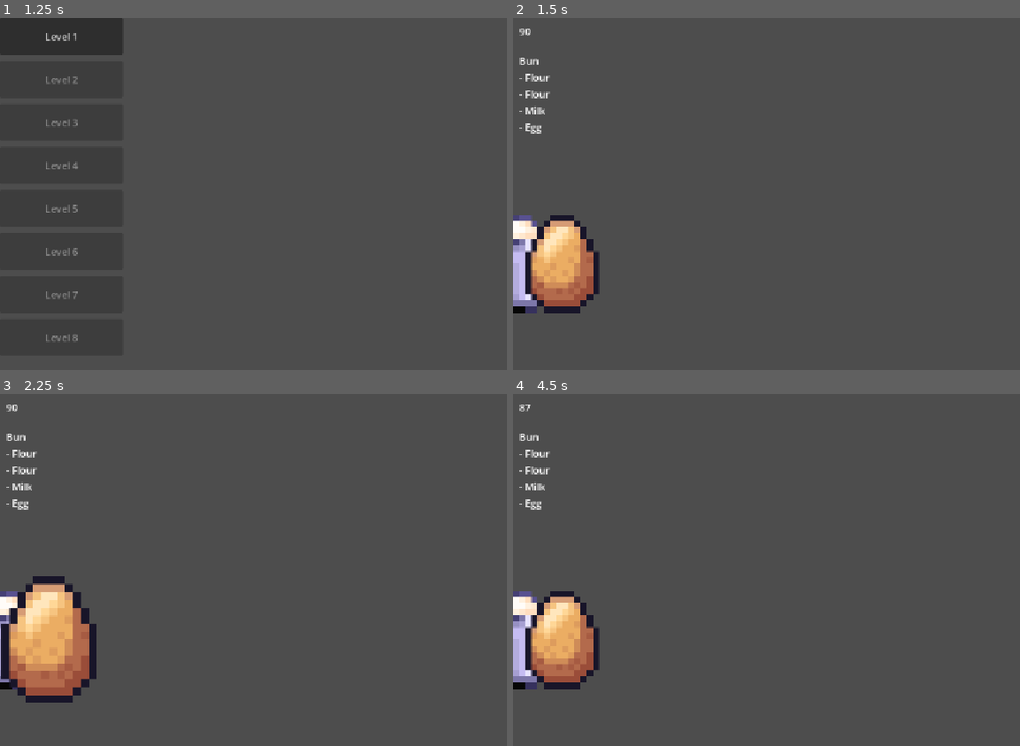
Above: before the commit, frames 1-4 (two rows, left to right).
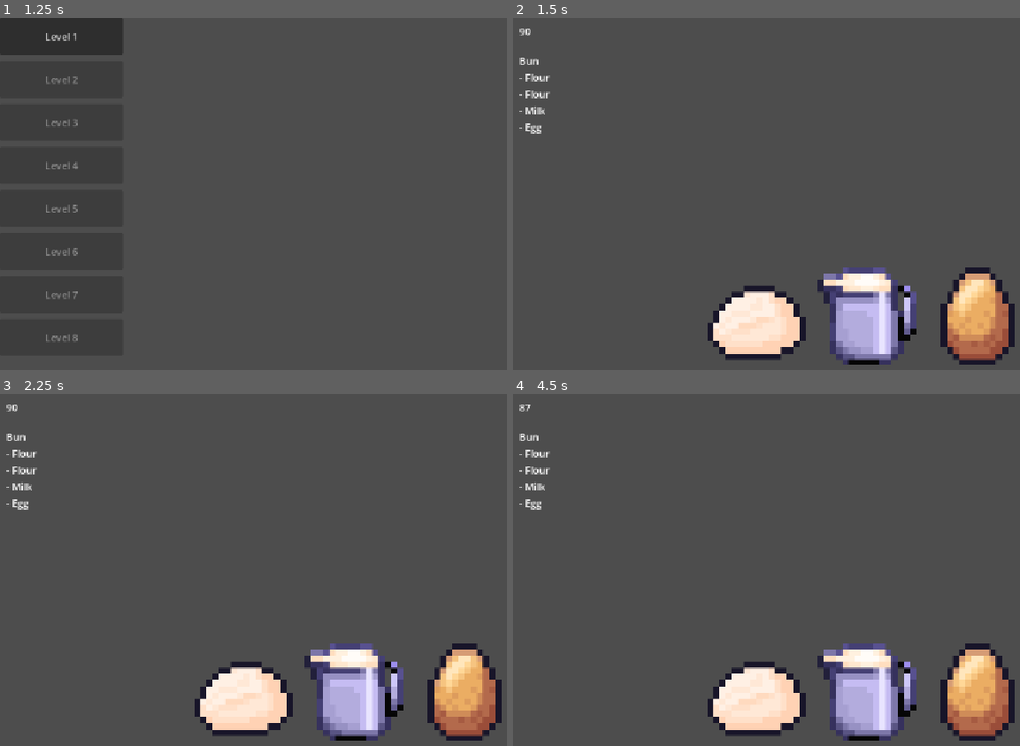
Above: after the commit, the same moments.

Repository: Krisha052/sweet-treat
Game: Godot game, scene res://scenes/main.tscn
The game is run twice, just before and just after one commit, with the same random seed, the same clock (stepped at 60 frames per second) and the same inputs.
Inputs (mouse positions are in pixels of both pictures, inside the frame that each line leads up to):
- Up to frame 1 (1.25 s): click "Start" at 0.5 s
- Up to frame 2 (1.5 s): click "Level 1" at 1.25 s
- Up to frame 3 (2.25 s): tap Enter at 2 s; move the mouse to (50, 640) at 2.02 s; click (50, 640) at 2.17 s
- Up to frame 4 (4.5 s): tap Space at 2.75, 4.25 s; move the mouse to (725, 612) at 2.77 s; click (725, 612) at 2.92 s; tap Enter at 3.5 s; move the mouse to (938, 506) at 3.52 s; click (938, 506) at 3.67 s; move the mouse to (832, 672) at 4.27 s; click (832, 672) at 4.42 s

Frame 1 is identical in both runs. In frame 2, 15% of the frame differs, in the area x 0-99%, y 56-99%; in frame 3, 16%, in the area x 0-99%, y 51-99%; in frame 4, 15%.

Commit message:
Fix ingredient layout: viewport-centered grid replaces off-screen overlap
Root cause (two bugs together):
1. start_x was centered around x=0 (screen LEFT EDGE), so for n=3 the
   positions were (-80, 400), (0, 400), (80, 400) — first ingredient
   80px off-screen, remaining two hugging the left edge.
2. spacing=80px < texture width (160px), so adjacent sprites overlapped
   by 80px — each pair appeared almost completely stacked, with only a
   20px sliver of the back sprite visible.

Fix in _spawn_ingredients():
- Read viewport size at runtime via get_viewport().get_visible_rect().size
- Grid: CELL=180px (160px texture + 20px gap), MAX_COLS=4, wraps to
  new rows; origin_x centers the grid on the viewport width.
- origin_y sits at 75% down the viewport, shifted up for multi-row
  layouts so the grid never clips the bottom edge.
- Short final rows are centered within the full grid width (row_shift).

Headless-verified positions:

Level 1 (3 ingredients, 1 row on 1152×1152 headless viewport):
  [0] flour  -> (396, 864)
  [1] milk   -> (576, 864)
  [2] egg    -> (756, 864)
  → 180px spacing, centered at x=576 (viewport midpoint) ✓

Level 8 (9 ingredients, 3 rows):
  [0-3] x=306, 486, 666, 846 @ y=684   ← full row of 4
  [4-7] x=306, 486, 666, 846 @ y=864   ← full row of 4
  [8]   x=576              @ y=1044  ← single item, grid-centered ✓
  → 180px h/v spacing, no overlaps ✓

Co-Authored-By: Claude Sonnet 4.6 <noreply@anthropic.com>

Diff:
--- a/scripts/gameplay/level_controller.gd
+++ b/scripts/gameplay/level_controller.gd
@@ -49,21 +49,42 @@
 			if not found:
 				unique.append(ing)
 
+	var n := unique.size()
 	var ids: PackedStringArray = []
 	for d in unique:
 		ids.append(d.id)
-	print("Level %d: spawning %d ingredient(s): %s" % [config.level_id, unique.size(), ", ".join(ids)])
+	print("Level %d: spawning %d ingredient(s): %s" % [config.level_id, n, ", ".join(ids)])
 
-	var n := unique.size()
-	var spacing := 80.0
-	var start_x := -(n - 1) * spacing * 0.5
+	# Ingredient textures are 160×160px; use 180px cells (20px gap between edges).
+	# Grid is centered on the viewport and wraps after MAX_COLS columns.
+	const CELL := 180.0
+	const MAX_COLS := 4
+	var vp := get_viewport().get_visible_rect().size
+	var cols := mini(n, mini(MAX_COLS, maxi(1, floori(vp.x / CELL))))
+	var n_rows := ceili(float(n) / float(cols))
+	var row_w := float(cols) * CELL
+	var grid_h := float(n_rows) * CELL
+	var origin_x := (vp.x - row_w) * 0.5 + CELL * 0.5
+	var origin_y := clampf(
+		vp.y * 0.75 - float(n_rows - 1) * CELL * 0.5,
+		CELL * 0.5 + 10.0,
+		vp.y - grid_h + CELL * 0.5 - 10.0
+	)
+
 	for i in n:
+		var col := i % cols
+		var row := i / cols
+		var items_in_row := mini(n - row * cols, cols)
+		var row_shift := float(cols - items_in_row) * CELL * 0.5
+		var pos := Vector2(origin_x + float(col) * CELL + row_shift, origin_y + float(row) * CELL)
+
 		var data: IngredientData = unique[i]
 		var template: PackedScene = data.scene if data.scene else _FALLBACK_SCENE
 		var node := template.instantiate() as Node2D
 		node.set("ingredient_data", data)
-		node.position = Vector2(start_x + i * spacing, 400.0)
+		node.position = pos
 		$Ingredients.add_child(node)
+		print("  [%d] %s -> (%.0f, %.0f)" % [i, data.id, pos.x, pos.y])
 
 func _on_tick() -> void:
 	_time_remaining -= 1.0
